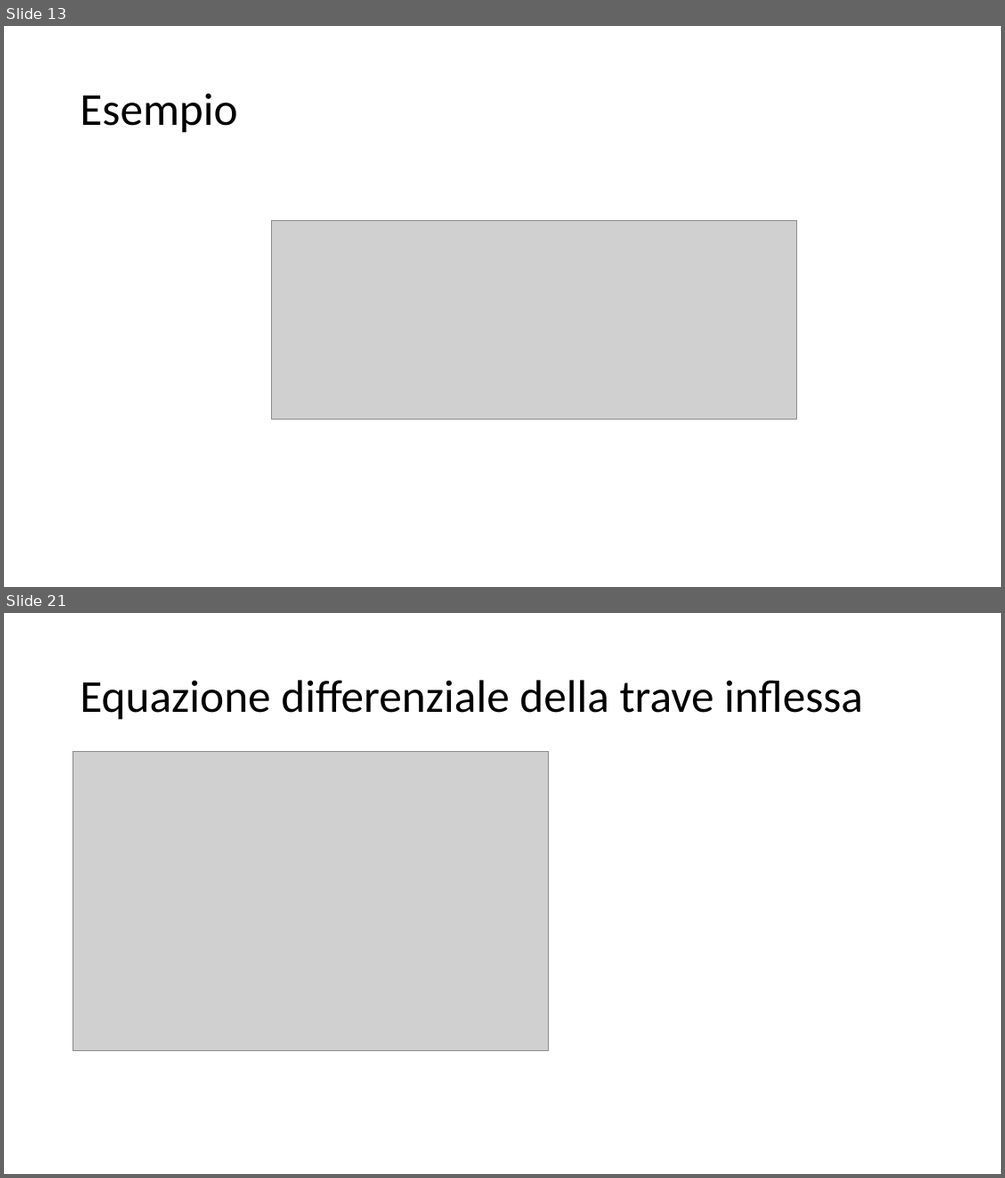
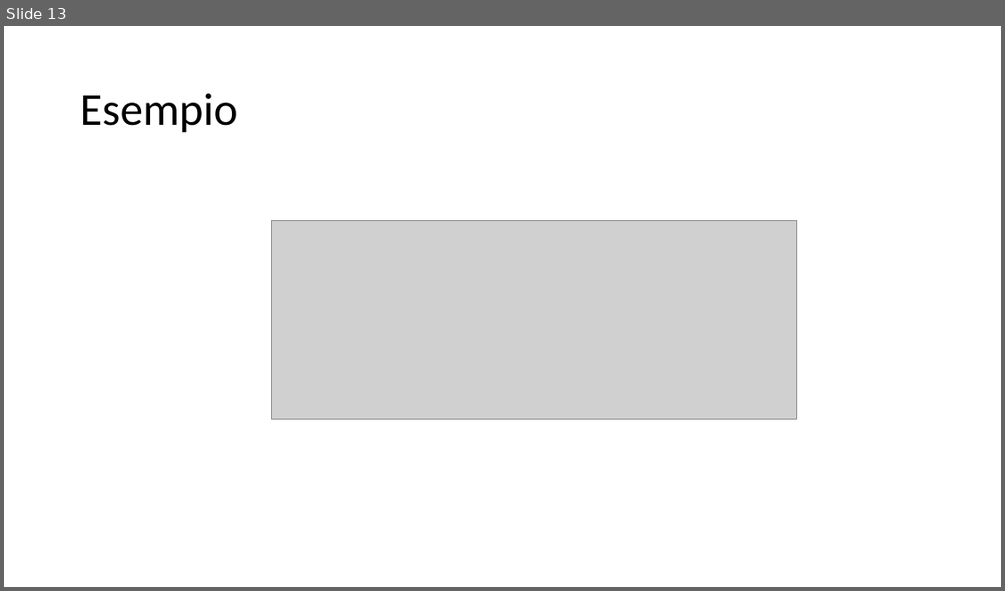
Before and after one commit to giuseppetomassetti/SdC, a slide deck: lezioni/H 10-13 deformazione nelle travi inflesse.pptx. Shown one above the other, each under a label of ours: slides 13 and 21 before the commit, slide 13 after it; the slides between them are not shown. The pictures are 1005x1178 and 1005x591 pixels, drawn with LibreOffice and Linux fonts; fonts in the diff are those of the drawing; grey boxes stand for pictures. Boxes give left, top, right and bottom in pixels: in the first picture for what was removed or moved away, otherwise in the second. Text is boxed around its words. In the diff, an @@ line names an element or a change of style, - is before the commit and + after.

```diff
--- a/lezioni/H 10-13 deformazione nelle travi inflesse.pptx
+++ b/lezioni/H 10-13 deformazione nelle travi inflesse.pptx
@@ slide 21 removed at [4,613,1001,1174], background #FFFFFF @@
@@ title removed at [80,680,863,720] @@
-Equazione differenziale della trave inflessa
@@ picture removed at [73,751,549,1051] @@
```
Also in this commit, not shown: 10 other slides removed, 49 other files.
